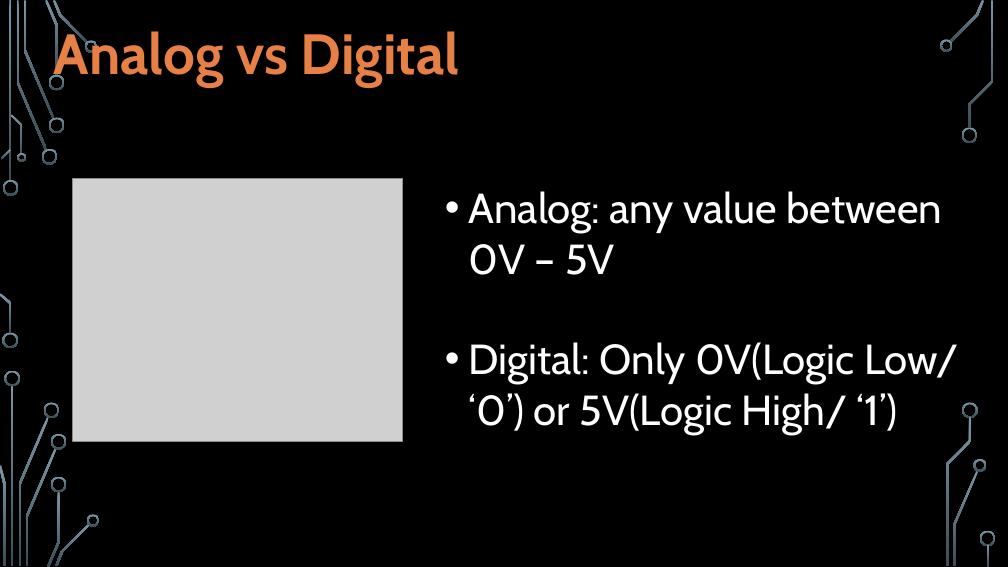
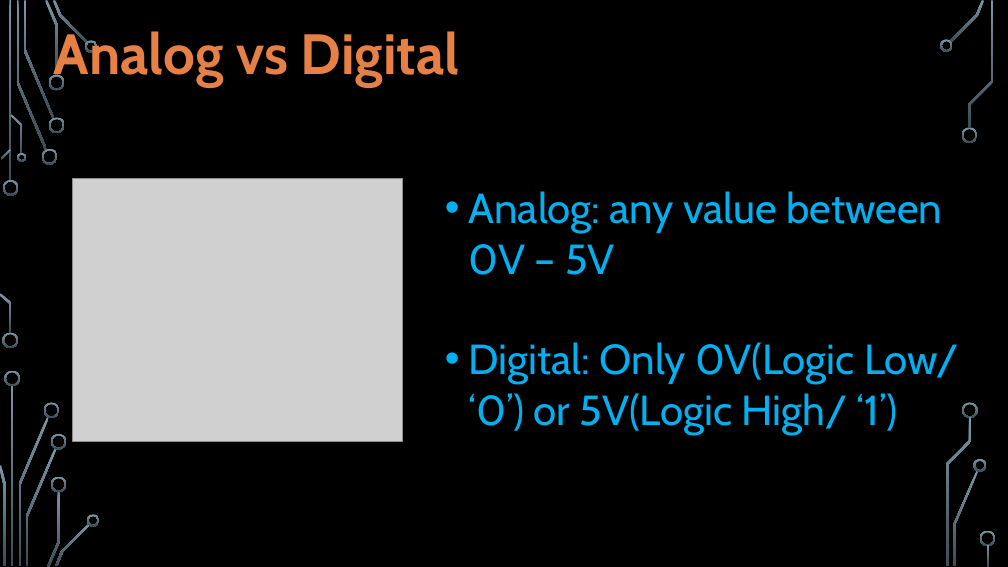
Before and after one commit to uosmroboticsclub/Arduino-Classes-2019-20-Workshop_1, a slide deck: slide 8 of Introduction to Arduino.pptx. Drawn at 1008x567 pixels with LibreOffice and Linux fonts; fonts in the diff are those of the drawing; grey boxes stand for pictures; background and template pictures are left out. Boxes give left, top, right and bottom in pixels: in the first picture for what was removed or moved away, otherwise in the second. Text is boxed around its words. In the diff, an @@ line names an element or a change of style, - is before the commit and + after.

```diff
--- a/Introduction to Arduino.pptx
+++ b/Introduction to Arduino.pptx
@@ text "Analog: any value between 0V ..." at (469,191,959,435): text colour #FFFFFF to #00B0F0 @@
```
Also in this commit, not shown: 2 other slides changed.
